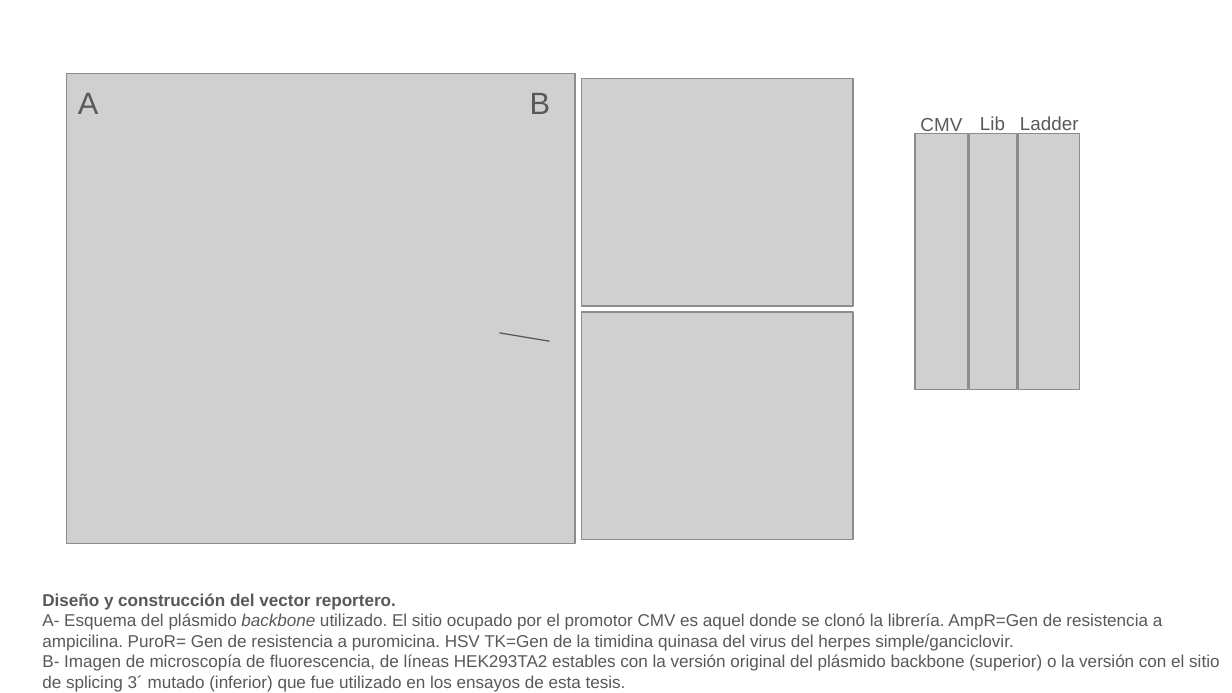
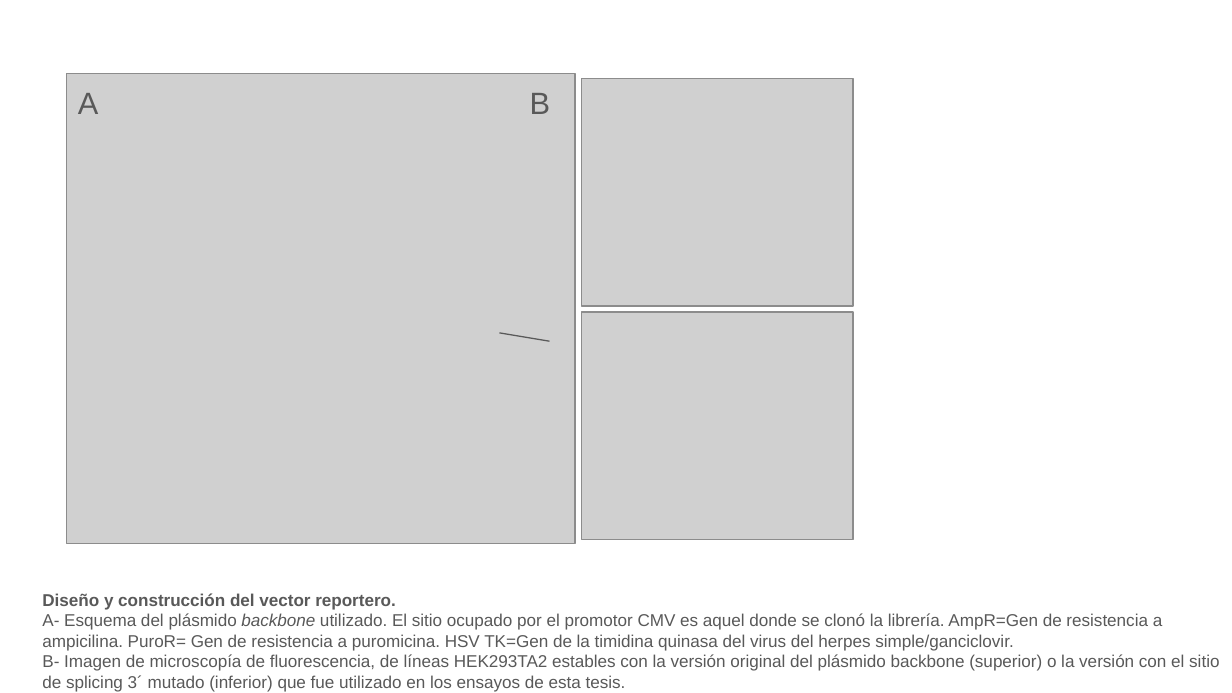
Before and after one commit to martin-iungman/TesisDoc, a slide deck: slide 2 of docs/Fig MyM.pptx. Drawn at 1232x693 pixels with LibreOffice and Linux fonts; fonts in the diff are those of the drawing; grey boxes stand for pictures. Boxes give left, top, right and bottom in pixels: in the first picture for what was removed or moved away, otherwise in the second. Text is boxed around its words. In the diff, an @@ line names an element or a change of style, - is before the commit and + after.

```diff
--- a/docs/Fig MyM.pptx
+++ b/docs/Fig MyM.pptx
@@ text removed at [920,118,962,135] @@
-CMV
@@ text removed at [980,116,1005,135] @@
-Lib
@@ text removed at [1020,116,1079,135] @@
-Ladder
@@ picture removed at [915,133,968,389] @@
@@ picture removed at [970,133,1016,389] @@
@@ picture removed at [1018,133,1079,389] @@
```
Also in this commit, not shown: 2 other slides changed, 5 slides added, 2 slides removed, 24 other files.
